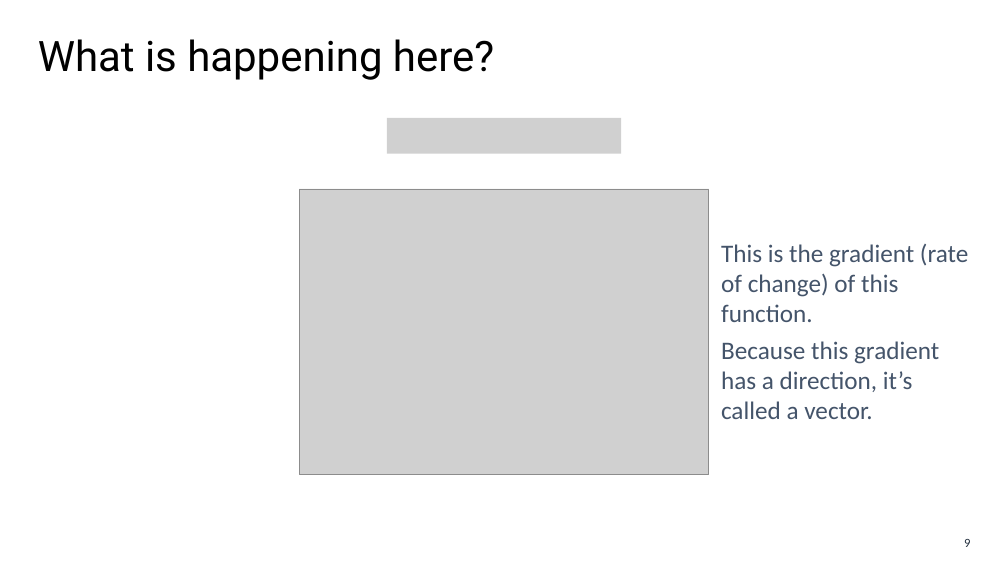
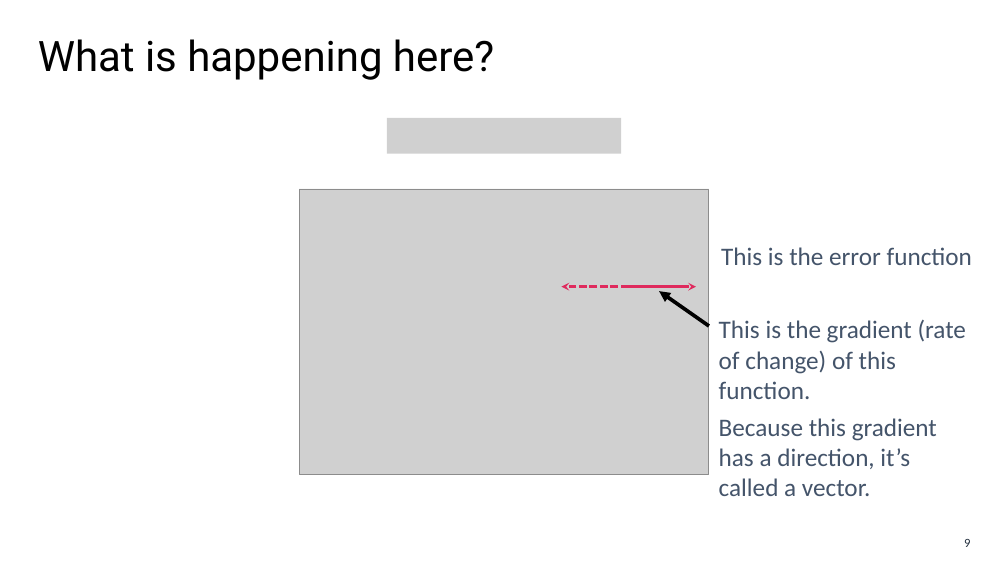
Before and after one commit to aws-mlu/aws-mlu-eep-traditional-ml, a slide deck: slide 9 of mlu-mlta/Lessons/DEV_MLUMLA-EN-M2-L4.pptx. Drawn at 1008x567 pixels with LibreOffice and Linux fonts; fonts in the diff are those of the drawing; grey boxes stand for pictures; background and template pictures are left out. Boxes give left, top, right and bottom in pixels: in the first picture for what was removed or moved away, otherwise in the second. Text is boxed around its words. In the diff, an @@ line names an element or a change of style, - is before the commit and + after.

```diff
--- a/mlu-mlta/Lessons/DEV_MLUMLA-EN-M2-L4.pptx
+++ b/mlu-mlta/Lessons/DEV_MLUMLA-EN-M2-L4.pptx
@@ text added at (721, 247, 972, 265), 24 pt, text #44546A @@
+This is the error function
@@ arrow added from (629, 287) to (562, 287), #DF2A5D 2.5 pt dashed @@
@@ arrow added from (629, 287) to (696, 287), #DF2A5D 2.5 pt @@
@@ arrow added from (709, 326) to (659, 291), #000000 3.5 pt @@
@@ text "This is the gradient (rate ...": place and size @@
-text "This is the gradient (rate ..." at (721, 244, 968, 419)
+text "This is the gradient (rate ..." at (719, 320, 966, 496)
```
Also in this commit, not shown: 3 other slides changed, 46 other files.
